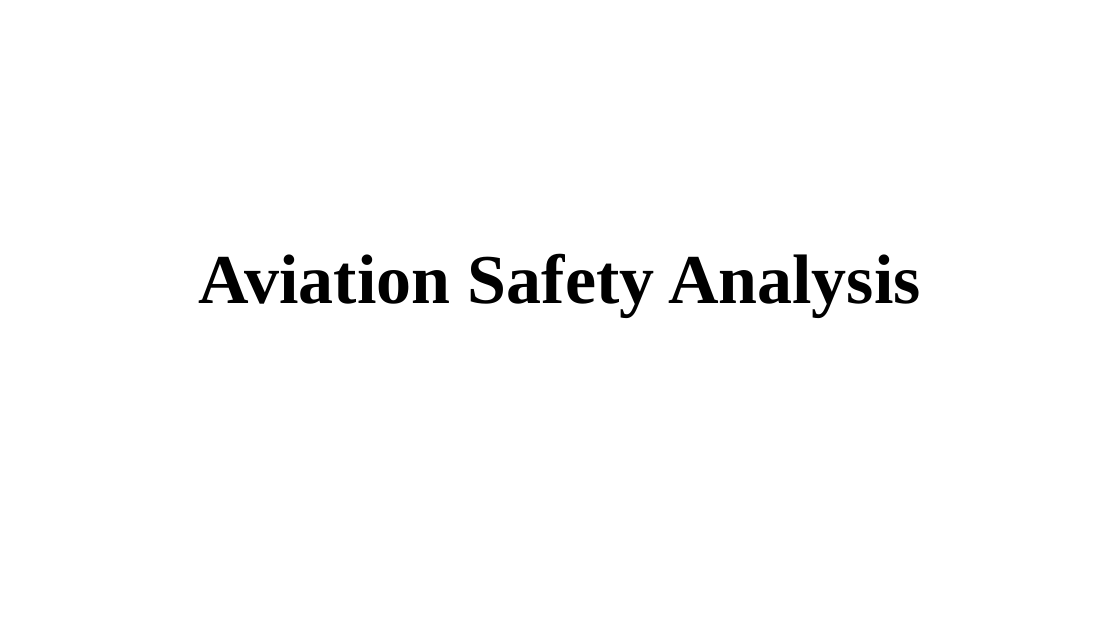
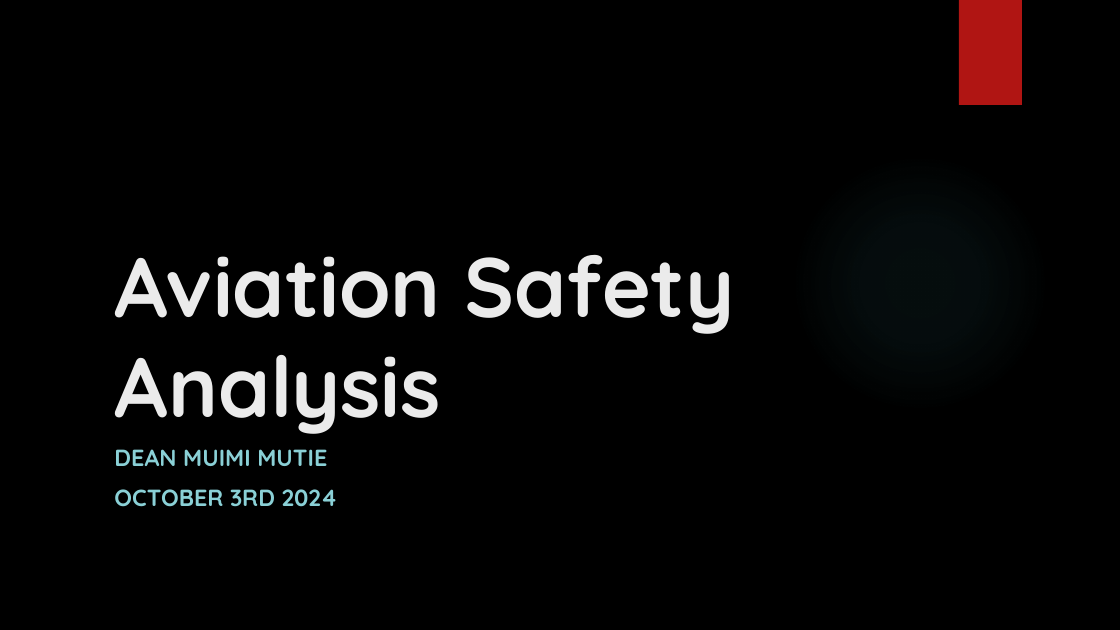
Before and after one commit to muimidean/aviation_safety_analysis, a slide deck: slide 1 of Aviation_Safety_Analysis_Presentation.pptx. Drawn at 1120x630 pixels with LibreOffice and Linux fonts; fonts in the diff are those of the drawing; background and template pictures are left out. Boxes give left, top, right and bottom in pixels: in the first picture for what was removed or moved away, otherwise in the second. Text is boxed around its words. In the diff, an @@ line names an element or a change of style, - is before the commit and + after.

```diff
--- a/Aviation_Safety_Analysis_Presentation.pptx
+++ b/Aviation_Safety_Analysis_Presentation.pptx
@@ background #FFFFFF to picture (left out) @@
@@ rectangle added at (959,0,1022,105), fill #B01513 @@
@@ title "Aviation Safety Analysis": place and size @@
-title "Aviation Safety Analysis" at (199,253,921,317)
+title "Aviation Safety Analysis" at (114,255,735,434)
@@ title "Aviation Safety Analysis" at (114,255,735,434): size 60 to 72 pt, font Times New Roman to Quicksand, text colour #000000 to #EBEBEB; alignment centre to left; line spacing 0.9 to 1 @@
@@ ellipse added at (791,154,1049,413), fill gradient #50B9C1 @@
@@ subtitle added at (114,449,338,507), 20 pt, text #8AD0D6, bold @@
+DEAN MUIMI MUTIE
+OCTOBER 3RD 2024
```
Also in this commit, not shown: 2 other slides changed, 9 slides added, 2 slides removed.
